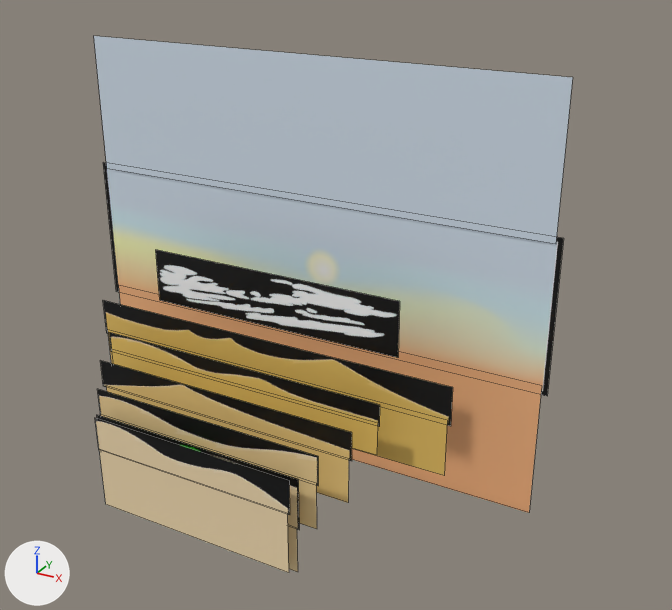
An edit to the Blender file Content/PuffBOMB/3D/DesertScene.blend, drawn before and after from the same camera.
Before and after are seen from a 50 mm camera at (1023.0, -911.0, 987.0) aimed at (361.0, 292.0, 385.0). Arrows for +X, +Y and +Z are at lower left; the lights stay in place. Mesh edges are drawn as thin lines.
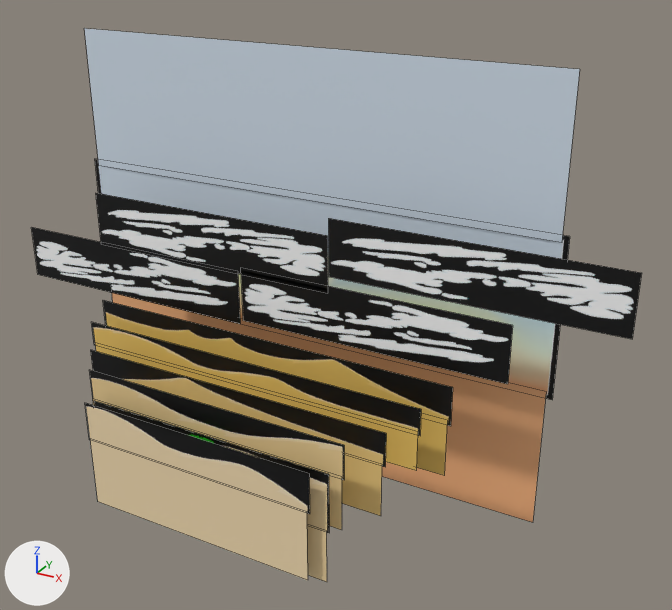
The change, as a diff of the scene's bpy script:
```diff
--- a/Content/PuffBOMB/3D/DesertScene.blend.py
+++ b/Content/PuffBOMB/3D/DesertScene.blend.py
@@ ob_plane_012 @@
 ob_plane_012 = bpy.data.objects.new('Plane.012', me_plane_028)
-ob_plane_012.location = (-188.0, 413.0, 505.0)
+ob_plane_012.location = (-208.0, 413.0, 509.0)
 ob_plane_012.rotation_euler = (1.571, 0.0, 0.0)  # degrees (90, 0, 0)
-ob_plane_012.scale = (124.0, 124.0, 124.0)
+ob_plane_012.scale = (128.0, 128.0, 128.0)
@@ ob_plane_011 @@
 ob_plane_011 = bpy.data.objects.new('Plane.011', me_plane_027)
-ob_plane_011.location = (62.0, 57.0, 145.0)
+ob_plane_011.location = (46.0, 57.0, 160.0)
 ob_plane_011.rotation_euler = (1.571, 0.0, 0.0)  # degrees (90, 0, 0)
-ob_plane_011.scale = (35.8, 35.8, 35.8)
+ob_plane_011.scale = (40.9, 40.9, 40.9)
@@ ob_plane_010 @@
 ob_plane_010 = bpy.data.objects.new('Plane.010', me_plane_026)
-ob_plane_010.location = (59.0, 56.0, 80.0)
+ob_plane_010.location = (43.0, 56.0, 85.0)
 ob_plane_010.rotation_euler = (1.571, 0.0, 0.0)  # degrees (90, 0, 0)
-ob_plane_010.scale = (34.9, 34.9, 34.9)
+ob_plane_010.scale = (39.8, 39.8, 39.8)
@@ ob_plane_015 @@
 ob_plane_015 = bpy.data.objects.new('Plane.015', me_plane_025)
-ob_plane_015.location = (-108.0, 76.0, 8.0)
+ob_plane_015.location = (-128.0, 76.0, 8.0)
 ob_plane_015.rotation_euler = (1.571, 0.0, 0.0)  # degrees (90, 0, 0)
-ob_plane_015.scale = (52.0, 52.0, 52.0)
+ob_plane_015.scale = (59.2, 59.2, 59.2)
@@ ob_plane_009 @@
 ob_plane_009 = bpy.data.objects.new('Plane.009', me_plane_024)
-ob_plane_009.location = (-106.0, 77.0, 107.0)
+ob_plane_009.location = (-127.0, 77.0, 120.0)
 ob_plane_009.rotation_euler = (1.571, 0.0, 0.0)  # degrees (90, 0, 0)
-ob_plane_009.scale = (53.3, 53.3, 53.3)
+ob_plane_009.scale = (60.7, 60.7, 60.7)
@@ ob_plane_006 @@
 ob_plane_006 = bpy.data.objects.new('Plane.006', me_plane_023)
-ob_plane_006.location = (-72.0, 99.0, 179.0)
+ob_plane_006.location = (-97.0, 99.0, 204.0)
 ob_plane_006.rotation_euler = (1.571, 0.0, 0.0)  # degrees (90, 0, 0)
-ob_plane_006.scale = (52.0, 52.0, 52.0)
+ob_plane_006.scale = (58.9, 58.9, 58.9)
@@ ob_plane_005 @@
 ob_plane_005 = bpy.data.objects.new('Plane.005', me_plane_022)
-ob_plane_005.location = (-70.0, 99.0, 83.0)
+ob_plane_005.location = (-95.0, 99.0, 95.0)
 ob_plane_005.rotation_euler = (1.571, 0.0, 0.0)  # degrees (90, 0, 0)
-ob_plane_005.scale = (52.0, 52.0, 52.0)
+ob_plane_005.scale = (58.9, 58.9, 58.9)
@@ ob_plane_019 @@
 ob_plane_019 = bpy.data.objects.new('Plane.019', me_plane_019)
-ob_plane_019.location = (-188.0, 413.0, 14.0)
+ob_plane_019.location = (-209.0, 413.0, -3.0)
 ob_plane_019.rotation_euler = (1.571, 0.0, 0.0)  # degrees (90, 0, 0)
-ob_plane_019.scale = (124.0, 124.0, 124.0)
+ob_plane_019.scale = (128.0, 128.0, 128.0)
@@ ob_plane_017 @@
 ob_plane_017 = bpy.data.objects.new('Plane.017', me_plane_016)
-ob_plane_017.location = (198.0, 202.0, 209.0)
+ob_plane_017.location = (208.0, 202.0, 206.0)
 ob_plane_017.rotation_euler = (1.571, 0.0, 0.0)  # degrees (90, 0, 0)
-ob_plane_017.scale = (38.5, 38.5, 38.5)
+ob_plane_017.scale = (46.2, 46.2, 46.2)
@@ ob_plane_016 @@
 ob_plane_016 = bpy.data.objects.new('Plane.016', me_plane_017)
-ob_plane_016.location = (-23.0, 149.0, 110.0)
+ob_plane_016.location = (-43.0, 149.0, 102.0)
 ob_plane_016.rotation_euler = (1.571, 0.0, 0.0)  # degrees (90, 0, 0)
-ob_plane_016.scale = (50.0, 50.0, 50.0)
+ob_plane_016.scale = (57.8, 57.8, 57.8)
@@ ob_plane_008 @@
 ob_plane_008 = bpy.data.objects.new('Plane.008', me_plane_009)
-ob_plane_008.location = (-23.0, 149.0, 204.0)
+ob_plane_008.location = (-43.0, 149.0, 211.0)
 ob_plane_008.rotation_euler = (1.571, 0.0, 0.0)  # degrees (90, 0, 0)
-ob_plane_008.scale = (50.0, 50.0, 50.0)
+ob_plane_008.scale = (57.8, 57.8, 57.8)
@@ ob_plane_007 @@
 ob_plane_007 = bpy.data.objects.new('Plane.007', me_plane_008)
-ob_plane_007.location = (198.0, 202.0, 243.0)
+ob_plane_007.location = (208.0, 202.0, 246.0)
 ob_plane_007.rotation_euler = (1.571, 0.0, 0.0)  # degrees (90, 0, 0)
-ob_plane_007.scale = (38.5, 38.5, 38.5)
+ob_plane_007.scale = (46.2, 46.2, 46.2)
@@ ob_plane_002 @@
 ob_plane_002 = bpy.data.objects.new('Plane.002', me_plane_002)
-ob_plane_002.location = (-72.0, 292.0, 317.0)
+ob_plane_002.location = (109.0, 292.0, 317.0)
 ob_plane_002.rotation_euler = (1.571, 0.0, 0.0)  # degrees (90, 0, 0)
@@ ob_plane_001 @@
 ob_plane_001 = bpy.data.objects.new('Plane.001', me_plane_001)
-ob_plane_001.location = (-218.0, 414.0, 245.0)
+ob_plane_001.location = (-239.0, 414.0, 241.0)
 ob_plane_001.rotation_euler = (1.571, 0.0, 0.0)  # degrees (90, 0, 0)
-ob_plane_001.scale = (150.0, 150.0, 150.0)
+ob_plane_001.scale = (155.0, 155.0, 155.0)
@@ ob_plane_013 @@
+ob_plane_013 = bpy.data.objects.new('Plane.013', me_plane_002.copy())  # the mesh of ob_plane_002
+ob_plane_013.location = (416.0, 292.0, 500.0)
+ob_plane_013.rotation_euler = (1.571, 3.142, 0.0)  # degrees (90, 180, 0)
+ob_plane_013.scale = (97.8, 97.8, 97.8)
@@ ob_plane_014 @@
+ob_plane_014 = bpy.data.objects.new('Plane.014', me_plane_002.copy())  # the mesh of ob_plane_002
+ob_plane_014.location = (-373.0, 292.0, 309.0)
+ob_plane_014.rotation_euler = (1.571, 0.0, 0.0)  # degrees (90, 0, 0)
+ob_plane_014.scale = (97.8, 97.8, 97.8)
@@ ob_plane_018 @@
+ob_plane_018 = bpy.data.objects.new('Plane.018', me_plane_002.copy())  # the mesh of ob_plane_002
+ob_plane_018.location = (894.0, 292.0, 529.0)
+ob_plane_018.rotation_euler = (1.571, 3.142, 0.0)  # degrees (90, 180, 0)
+ob_plane_018.scale = (97.8, 97.8, 97.8)
```

Where the change shows, as pixel boxes (x1, y1, x2, y2) in the pictures (672 x 610 px):
'Plane.012', moved, rescaled: before (94, 36, 573, 244); after (84, 28, 580, 243)
'Plane.001', moved, rescaled: before (103, 162, 564, 396); after (95, 159, 570, 400)
'Plane.019', moved, rescaled: before (119, 285, 542, 513); after (112, 293, 546, 522)
'Plane.018', added: after (329, 218, 642, 339)
'Plane.002', moved: before (156, 250, 400, 358); after (241, 268, 513, 384)
'Plane.010', moved, rescaled (15% wider, 14% taller): before (99, 449, 289, 573); after (90, 439, 308, 580)
'Plane.013', added: after (96, 193, 328, 293)
'Plane.006', moved, rescaled (16% wider, 13% taller): before (98, 389, 318, 486); after (89, 370, 344, 480)
'Plane.014', added: after (31, 227, 240, 324)
'Plane.008', moved, rescaled (17% wider, 16% taller): before (100, 360, 352, 461); after (91, 350, 386, 467)
'Plane.011', moved, rescaled (15% wider, 14% taller): before (95, 418, 290, 515); after (85, 403, 310, 514)
'Plane.007', moved, rescaled (21% wider, 21% taller): before (109, 332, 380, 426); after (92, 322, 421, 436)
'Plane.017', moved, rescaled (21% wider, 21% taller): before (112, 349, 378, 455); after (95, 343, 418, 471)
'Plane.016', moved, rescaled: before (106, 386, 349, 503); after (342, 453, 382, 516)
'Plane.009', moved, rescaled (16% wider, 15% taller): before (97, 415, 299, 530); after (94, 401, 329, 533)
'Plane.005', moved, rescaled (15% wider, 14% taller): before (101, 414, 317, 529); after (93, 399, 342, 530)
'Plane.015', moved, rescaled: before (288, 525, 298, 572); after (307, 524, 327, 582)
'Plane.003', unchanged, covered by the edit: before (108, 330, 447, 476); after (416, 413, 447, 476)
